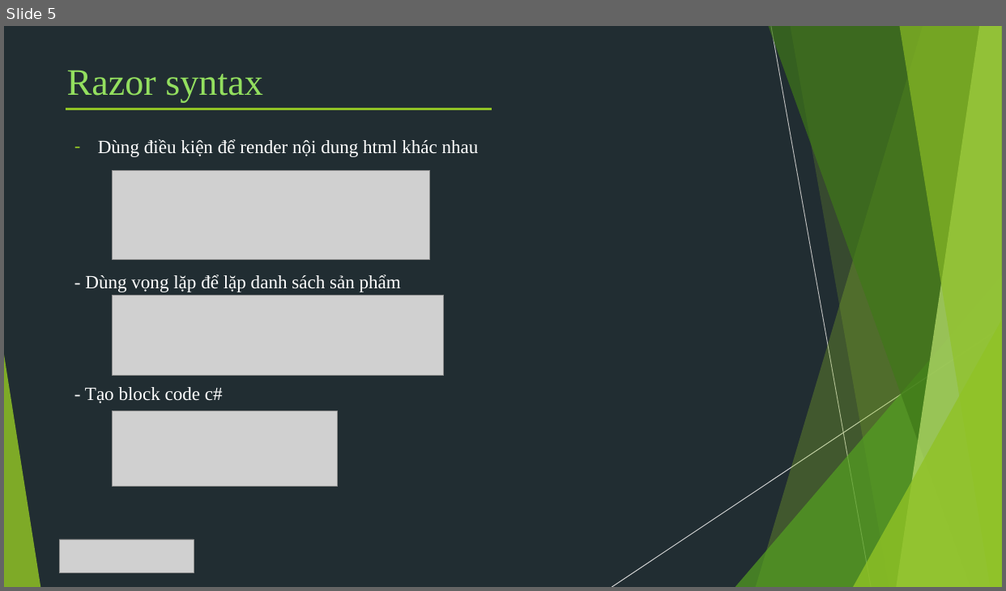
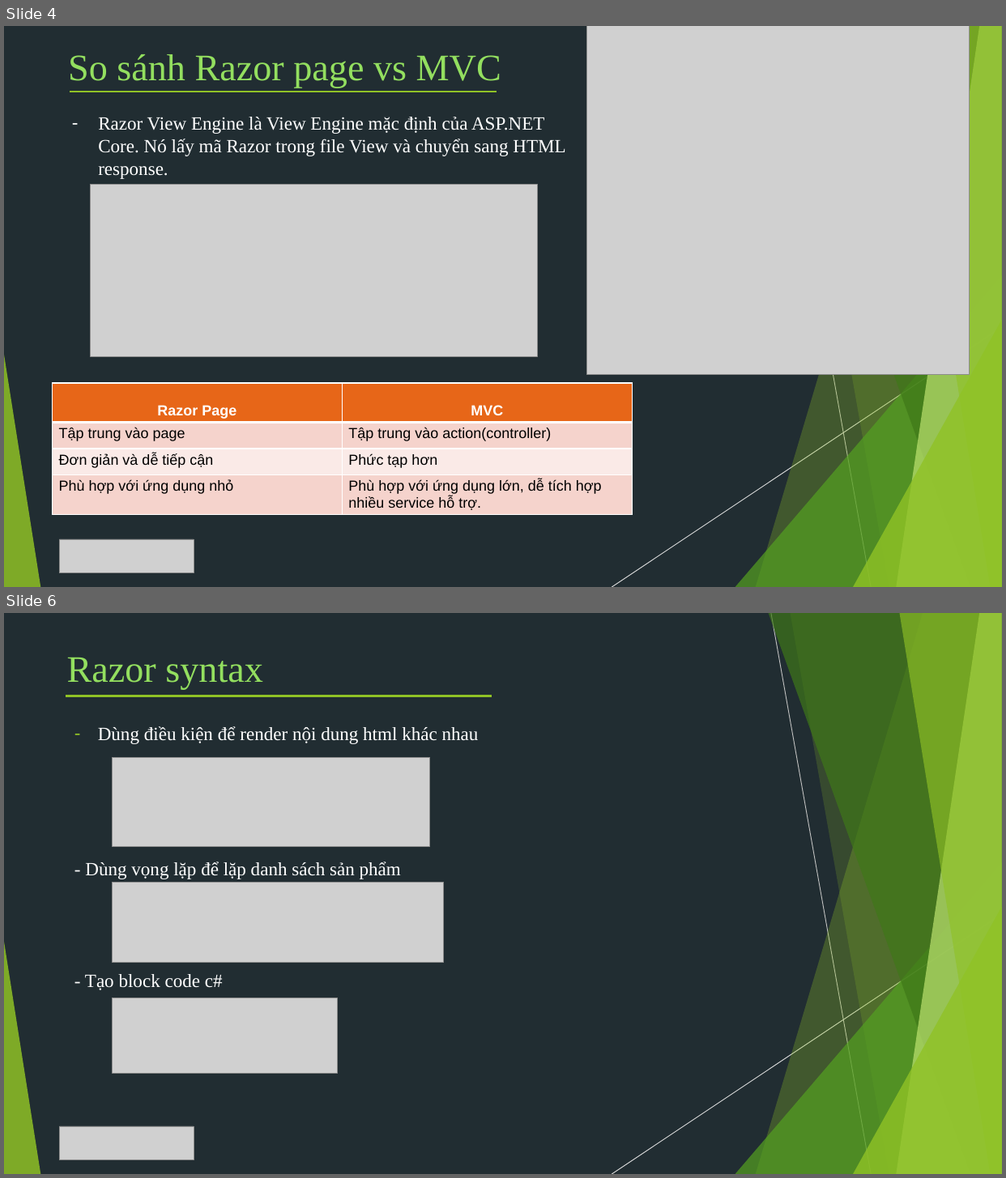
Before and after one commit to TechMarDay/RazorPage, a slide deck: Razor pages.pptx. Shown one above the other, each under a label of ours: slide 5 before the commit, slides 4 and 6 after it; the slides between them are not shown. The pictures are 1006x591 and 1006x1178 pixels, drawn with LibreOffice and Linux fonts; fonts in the diff are those of the drawing; grey boxes stand for pictures. Boxes give left, top, right and bottom in pixels: in the first picture for what was removed or moved away, otherwise in the second. Text is boxed around its words. In the diff, an @@ line names an element or a change of style, - is before the commit and + after.

```diff
--- a/Razor pages.pptx
+++ b/Razor pages.pptx
@@ slide 4 added at [4,26,1002,587], background #212D32; not listed: 10 template elements that a slide beside it also shows @@
@@ picture added at [587,26,970,375] @@
@@ text added at [68,54,501,88], 36 pt, text #93DF5F @@
+So sánh Razor page vs MVC
@@ line added from (70, 92) to (496, 92), #90C226 2 pt @@
@@ text added at [98,117,565,179], 18 pt, text #FFFFFF @@
+– Razor View Engine là View Engine mặc định của ASP.NET Core. Nó lấy mã Razor trong file View và chuyển sang HTML response.
@@ picture added at [91,185,537,357] @@
@@ table added at [53,383,632,514], 4 rows, 2 columns @@
+Razor Page | MVC
+Tập trung vào page | Tập trung vào action(controller)
+Đơn giản và dễ tiếp cận | Phức tạp hơn
+Phù hợp với ứng dụng nhỏ | Phù hợp với ứng dụng lớn, dễ tích hợp nhiều service hỗ trợ.
@@ picture added at [59,540,194,574] @@
@@ what was slide 5 is now slide 6 @@
```
Also in this commit, not shown: 17 slides changed, 3 other slides added, 3 slides removed.
